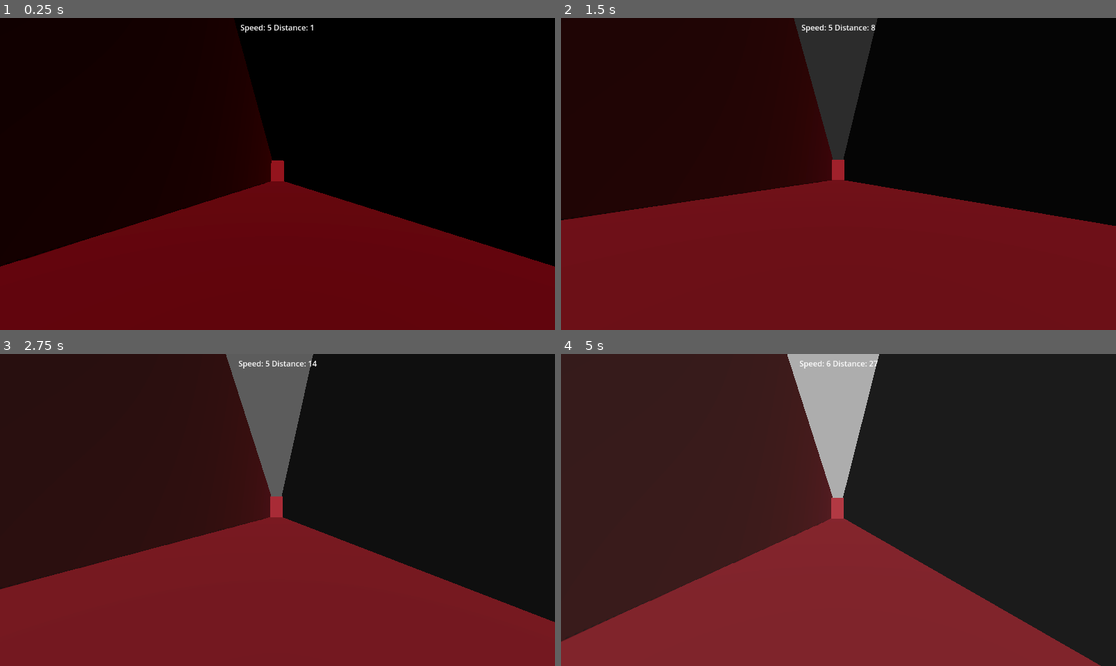
Above: before the commit, frames 1-4 (two rows, left to right).
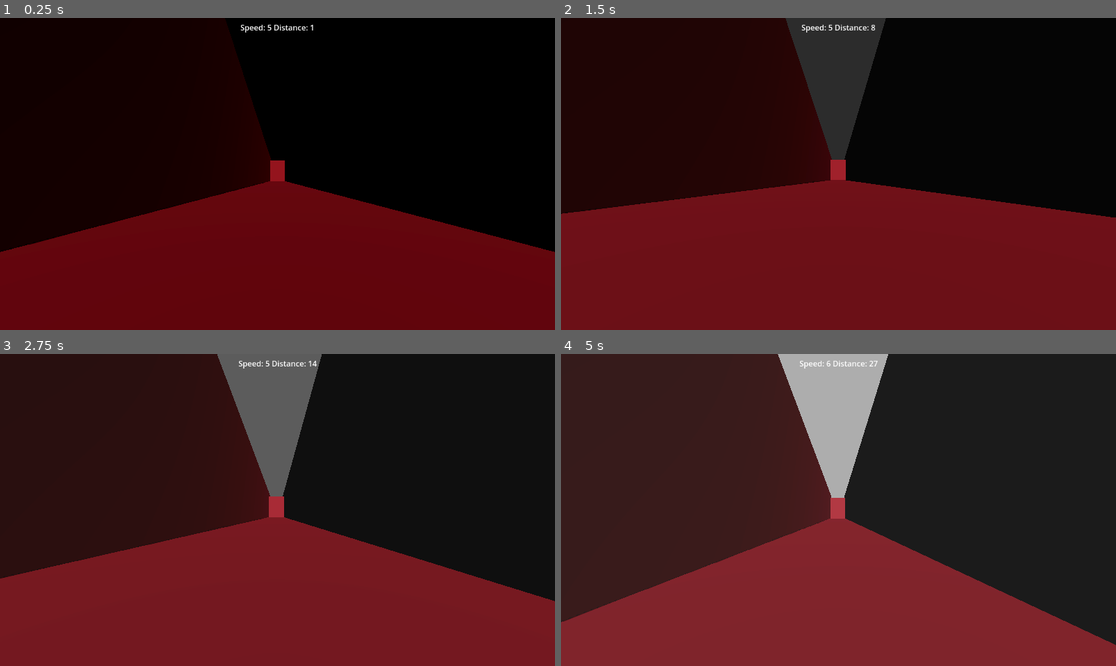
Above: after the commit, the same moments.

Repository: finalsabbath/3d-runner
Game: Godot game, scene res://scenes/world.tscn
The game is run twice, just before and just after one commit, with the same random seed, the same clock (stepped at 60 frames per second) and the same inputs.
Inputs:
- Up to frame 1 (0.25 s): no input
- Up to frame 2 (1.5 s): tap Enter at 0.5 s; hold Right (move_right) 0.53-1.28 s; tap Ctrl (slide) at 0.6, 1.35 s; tap Space (jump) at 0.77 s; hold Down (ui_down) from 1.28 s (still down)
- Up to frame 3 (2.75 s): tap Space (jump) at 1.52 s; release Down (ui_down) at 2.03 s; hold Right (move_right) from 2.03 s (still down); tap Ctrl (slide) at 2.1 s
- Up to frame 4 (5 s): release Right (move_right) at 2.78 s; hold Up (ui_up) 2.78-3.53 s; tap Ctrl (slide) at 2.85, 3.6, 4.35 s; tap Space (jump) at 3.02, 3.77, 4.52 s; hold Left (move_left) from 3.53 s (still down)

The runs differ from the first frame. In frame 1, 2.8% of the frame differs, in the area x 0-100%, y 0-80%; in frame 2, 2.0%; in frame 3, 3.4%; in frame 4, 4.7%, in the area x 0-100%, y 0-100%.

Commit message:
change width to be divisible by 3

Diff:
--- a/3d-runner/scenes/world.tscn
+++ b/3d-runner/scenes/world.tscn
@@ -59,10 +59,10 @@
 [node name="UI" parent="." instance=ExtResource("3_4wyf3")]
 
 [node name="Wall1" parent="." instance=ExtResource("7_i7141")]
-transform = Transform3D(1, 0, 0, 0, 1, 0, 0, 0, 1, 5, 0, 0)
+transform = Transform3D(1, 0, 0, 0, 1, 0, 0, 0, 1, 6, 0, 0)
 
 [node name="Wall2" parent="." instance=ExtResource("7_i7141")]
-transform = Transform3D(-1, 0, -8.74228e-08, 0, 1, 0, 8.74228e-08, 0, -1, -5, 0, -174.48)
+transform = Transform3D(-1, 0, -8.74228e-08, 0, 1, 0, 8.74228e-08, 0, -1, -6, 0, -174.48)
 
 [node name="Wall3" parent="." instance=ExtResource("7_i7141")]
 transform = Transform3D(-4.37114e-08, 0, 1, 0, 1, 0, -1, 0, -4.37114e-08, 102.237, -3.61528, -161.681)
--- a/3d-runner/terrain_blocks/pit_1.tscn
+++ b/3d-runner/terrain_blocks/pit_1.tscn
@@ -3,10 +3,10 @@
 [ext_resource type="Script" uid="uid://cf86rattc3vm1" path="res://terrain_scripts/pit_1.gd" id="1_611o0"]
 
 [sub_resource type="BoxShape3D" id="BoxShape3D_g74f0"]
-size = Vector3(20, 0, 20)
+size = Vector3(15, 0, 20)
 
 [sub_resource type="BoxMesh" id="BoxMesh_611o0"]
-size = Vector3(20, 0, 20)
+size = Vector3(15, 0, 20)
 
 [node name="Pit1" type="Node3D"]
 script = ExtResource("1_611o0")
